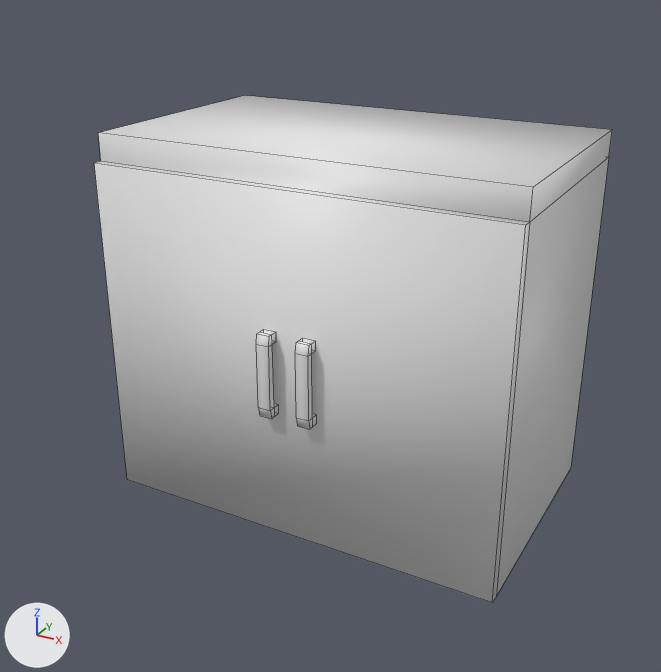
What one commit did to the FBX model gj-vln-2020/Assets/Toon Furniture/Models/Counter_2.fbx.
One viewpoint serves both versions: a 50 mm camera at (1.9, -3.66, 2.62) aimed at (-0.02, -0.16, 0.87). Every picture has the same lights, and +X, +Y and +Z are marked at lower left. Mesh edges are drawn as thin lines. Where no turn or scale is listed for an object, it has been applied to the vertices.

Before the edit, the objects in view are built like this:
```python
me_cube = bpy.data.meshes.new('Cube')
me_cube.from_pydata(...)  # 64 vertices, 54 faces; spans x -1.0..1.0, y -0.65..0.64, z 0.01..1.81
ob_cube = bpy.data.objects.new('Cube', me_cube)
ob_cube.location = (0.0, 0.0, 0.0)
```
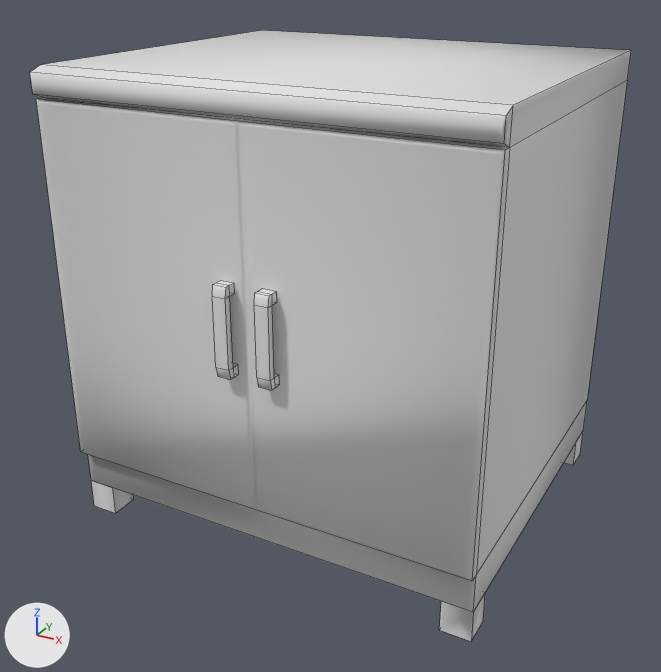
Boxes [x1, y1, x2, y2] around the edits, measured in the pictures (661 x 672 px; the box of a moved part takes in the faces that stretch with it):
'Cube', reshaped (16% wider, 20% taller)
    before: [94, 95, 612, 603]
    after: [30, 30, 631, 641]
part 1 of me_cube, moved or reshaped
    before: [295, 338, 316, 429]
    after: [254, 289, 279, 390]
part 2 of me_cube, moved or reshaped
    before: [256, 329, 278, 419]
    after: [212, 280, 238, 380]
part 3 of me_cube, rebuilt (16% wider, 20% taller)
    before: [94, 95, 612, 603]
    after: [30, 30, 631, 641]
part 4 of me_cube, added
    after: [91, 431, 583, 513]

The change, as a list of edits to the scene's bpy script:
```text
Add img_counter_1_normal_png:
    img_counter_1_normal_png = load_image('Counter_1_Normal.png', '../Textures/Counter_1_Normal.png', 500, 500, 'Non-Color')
Add mat_material_001:
    mat_material_001 = bpy.data.materials.new('Material.001')
    # uses the picture img_counter_1_normal_png
Change me_cube:
    used by ob_cube; location = (0.0, 0.0, 0.0)
    verts and faces of me_cube; kept vertices keep their numbers, new ones are numbered from 64
    remove me_cube.from_pydata(...)  # 64 vertices, 54 faces; spans x -1.0..1.0, y -0.65..0.64, z 0.01..1.81
    add me_cube.from_pydata(...)  # 103 vertices, 78 faces; spans x -1.0..1.0, y -0.94..0.84, z 0.0..2.13
    me_cube part 1: the loose piece of 24 vertices spanning x 0.08..0.14, y -0.65..-0.58, z 0.65..1.05 is moved by (0.0, -0.3, 0.32), in mat_material_001
    me_cube part 2: the loose piece of 24 vertices spanning x -0.12..-0.06, y -0.65..-0.58, z 0.65..1.05 is moved by (0.0, -0.3, 0.32), in mat_material_001
    me_cube part 3: the loose piece of 16 vertices spanning x -1.0..1.0, y -0.59..0.64, z 0.01..1.81 is rebuilt with 31 vertices and now spans x -1.0..1.0, y -0.9..0.84, z 0.0..2.13, in mat_material_001
    me_cube part 4
    add verts[64] = (0.86, 0.7, 0.0)
    add verts[65] = (0.86, 0.7, 0.15)
    add verts[66] = (0.86, 0.84, 0.0)
    add verts[67] = (0.86, 0.84, 0.15)
    add verts[68] = (-1.0, -0.84, 0.0)  # pixel (94, 505)
    add verts[69] = (-1.0, -0.84, 0.15)  # pixel (91, 480)
    add verts[70] = (-1.0, -0.7, 0.0)
    add verts[71] = (-1.0, -0.7, 0.15)
    add verts[72] = (-1.0, 0.7, 0.0)
    add verts[73] = (-1.0, 0.7, 0.15)
    add verts[74] = (-1.0, 0.84, 0.0)
    add verts[75] = (-1.0, 0.84, 0.15)
    add for new, old in zip([*range(76, 88)], [*range(64, 76)]): verts[new] = verts[old] + (0.14, 0.0, 0.0)
    add faces += [(64, 65, 67, 66), (66, 67, 79, 78), (76, 78, 79, 77), (64, 76, 77, 65), (68, 69, 71, 70), (70, 71, 83, 82)]
    add faces += [(80, 82, 83, 81), (68, 80, 81, 69), (72, 73, 75, 74), (74, 75, 87, 86), (84, 86, 87, 85), (72, 84, 85, 73)]
    add me_cube.materials.append(mat_material_001)
```
